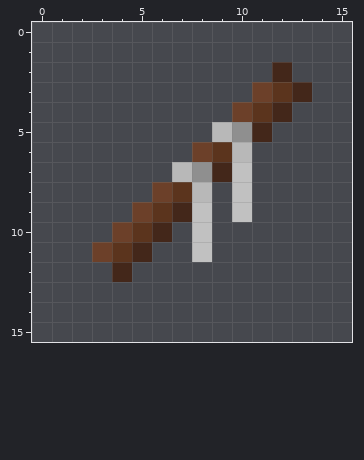
Two states of a pixel-art sprite, Dm2RP/textures/items/dragon_items/dragon_whistle.png. The first picture shows the starting point.
The file is 16x16 pixels. Colours within 5 levels of each other are drawn and written as one.
New version:
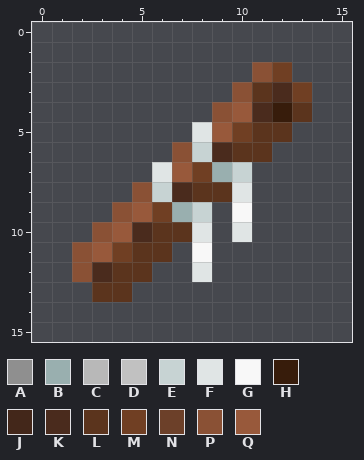
Palette (. is transparent): A #8f8f8f  B #99afaf  C #b8b8b8  D #c1c1c1  E #c7d3d3  F #e0e5e5  G #f8f8f8  H #371c0b  J #43271a  K #4a2b1d  L #5b341d  M #703f23  N #6c4029  P #8a5135  Q #98593b
From old to new:
@@ x 0..15 @@
  1 ................
- 2 ............J...
- 3 ...........NLJ..
- 4 ..........NLJ...
- 5 .........CAJ....
- 6 ........NLC.....
- 7 .......CAJD.....
- 8 ......NLC.D.....
- 9 .....NLJD.D.....
-10 ....NLJ.D.......
-11 ...NLJ..D.......
-12 ....J...........
-13 ................
+ 2 ...........PM...
+ 3 ..........PLKM..
+ 4 .........PQKHL..
+ 5 ........FQMLL...
+ 6 .......PEKLL....
+ 7 ......FQMBE.....
+ 8 .....PEKLLF.....
+ 9 ....PQMBE.G.....
+10 ...PQKLLF.F.....
+11 ..PQMLL.G.......
+12 ..PKLL..F.......
+13 ...LL...........
 14 ................
Pixel boxes of the changes (left, top, right, bottom) in both pictures:
changed: (72, 62, 312, 302)
